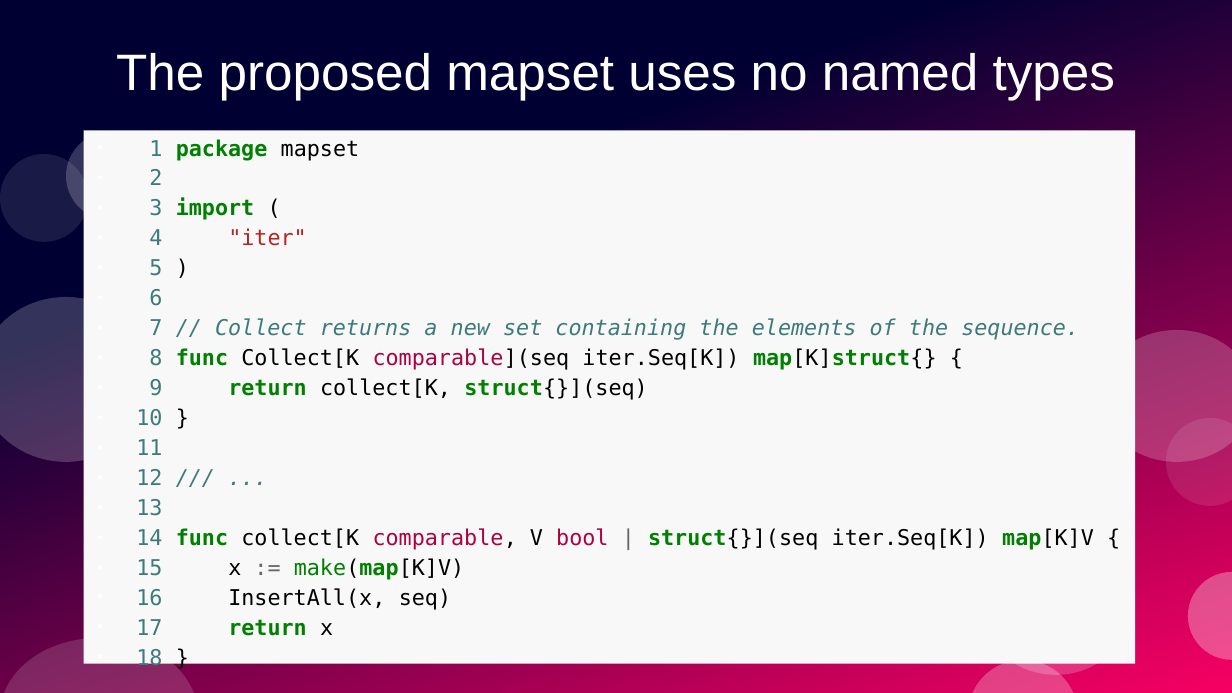
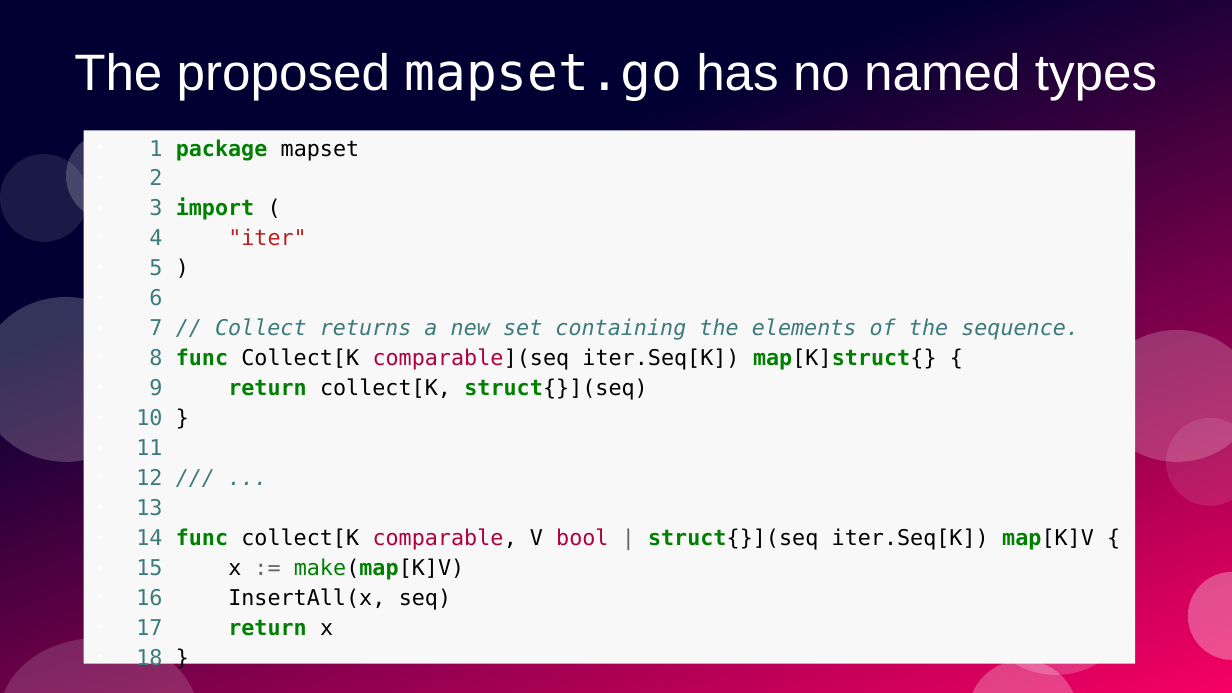
Before and after one commit to ramalho/sets-in-go, a slide deck: slide 59 of sets-in-go.odp. Drawn at 1232x693 pixels with LibreOffice and Linux fonts; fonts in the diff are those of the drawing. Boxes give left, top, right and bottom in pixels: in the first picture for what was removed or moved away, otherwise in the second. Text is boxed around its words. In the diff, an @@ line names an element or a change of style, - is before the commit and + after.

```diff
--- a/sets-in-go.odp
+++ b/sets-in-go.odp
@@ title at box(74, 53, 1157, 101): text changed @@
-The proposed mapset uses no named types
+The proposed mapset.go has no named types
```
Also in this commit, not shown: 3 other slides changed, 3 other files.
